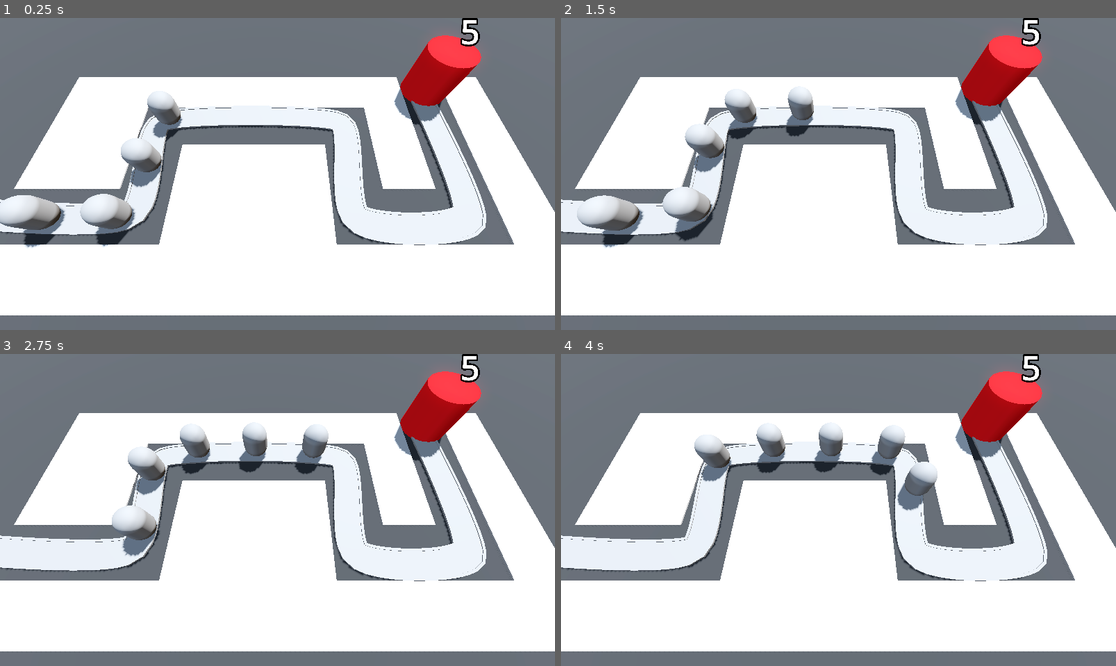
Above: before the commit, frames 1-4 (two rows, left to right).
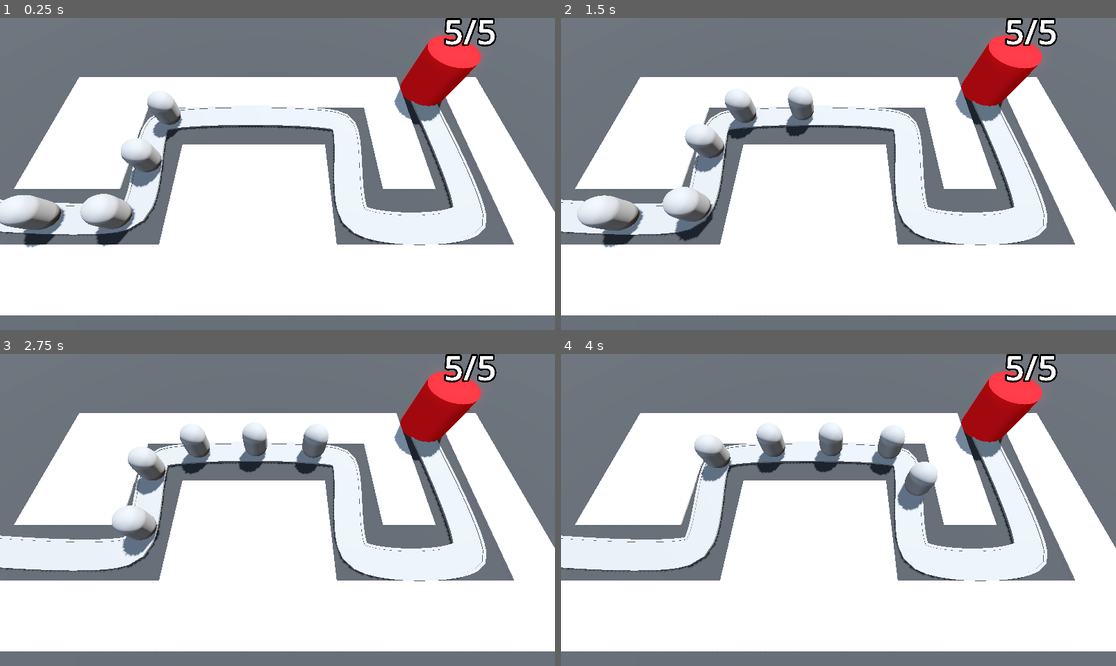
Above: after the commit, the same moments.

Repository: Tildozer/barbarianBlaster
Game: Godot game, scene res://scenes/levels/base_level.tscn
Same seed, same stepped clock (60 frames per second), same inputs: the game is played once before the commit and once after it.
Inputs (mouse positions are in pixels of both pictures, inside the frame that each line leads up to):
- Up to frame 1 (0.25 s): no input
- Up to frame 2 (1.5 s): move the mouse to (960, 158) at 0.52 s; move the mouse to (727, 189) at 1.27 s
- Up to frame 3 (2.75 s): move the mouse to (333, 441) at 2.02 s
- Up to frame 4 (4 s): move the mouse to (810, 572) at 2.77 s; move the mouse to (1005, 556) at 3.52 s

The runs differ from the first frame. In frame 1, 0.6% of the frame differs, in the area x 79-90%, y 0-10%; in frame 2, 0.6%; in frame 3, 0.6%; in frame 4, 0.6%.

Commit message:
added ray caster and functionality to have it point to where mouse is

Diff:
--- a/scenes/levels/base_level.tscn
+++ b/scenes/levels/base_level.tscn
@@ -1,6 +1,7 @@
-[gd_scene load_steps=6 format=3 uid="uid://3xuslvtwagb3"]
+[gd_scene load_steps=7 format=3 uid="uid://3xuslvtwagb3"]
 
 [ext_resource type="PackedScene" uid="uid://d2pxw6s3qdsq7" path="res://scenes/levels/evironment.tscn" id="1_ukglk"]
+[ext_resource type="PackedScene" uid="uid://b5ufedgjfwfpp" path="res://scenes/levels/ray_picker_camera.tscn" id="2_o1chu"]
 [ext_resource type="MeshLibrary" uid="uid://brwlqnmkpfnvy" path="res://mesh_libraries/space_library.tres" id="2_wwrw0"]
 [ext_resource type="PackedScene" uid="uid://eigadlnby06c" path="res://scenes/characters/enemy.tscn" id="3_o1chu"]
 [ext_resource type="PackedScene" uid="uid://ypbyg71iw2c5" path="res://scenes/base/base.tscn" id="4_wwrw0"]
@@ -17,7 +18,7 @@
 [node name="Evironment" parent="." instance=ExtResource("1_ukglk")]
 transform = Transform3D(1, 0, 0, 0, 1, 0, 0, 0, 1, 0.122318, -0.162905, -0.0773745)
 
-[node name="Camera3D" type="Camera3D" parent="."]
+[node name="ray_picker_camera" parent="." instance=ExtResource("2_o1chu")]
 transform = Transform3D(1, 0, 0, 0, 0.422618, 0.906308, 0, -0.906308, 0.422618, 0, 14.5, 9.5)
 
 [node name="GridMap" type="GridMap" parent="."]
--- /dev/null
+++ b/scenes/levels/ray_picker_camera.tscn
@@ -0,0 +1,9 @@
+[gd_scene load_steps=2 format=3 uid="uid://b5ufedgjfwfpp"]
+
+[ext_resource type="Script" uid="uid://f377l1o3w0o4" path="res://scripts/ray_picker_camera.gd" id="1_fmfcl"]
+
+[node name="ray_picker_camera" type="Camera3D"]
+transform = Transform3D(1, 0, 0, 0, 1, 0, 0, 0, 1, 0, 0, 0)
+script = ExtResource("1_fmfcl")
+
+[node name="RayCast3D" type="RayCast3D" parent="."]
--- a/scripts/base.gd
+++ b/scripts/base.gd
@@ -1,11 +1,16 @@
 extends Node3D
+
+var white: Color = Color.WHITE
+var red: Color = Color.RED
 
 @export_range(1, 50, 1.0) var max_health: int = 5
 var current_health: int:
 	set(health_in):
 		current_health = health_in
 		print("Health is now: ", current_health)
-		label.text = str(current_health)
+		label.text = str(current_health, "/", max_health)
+		var step: float = float(current_health) / max_health
+		label.modulate = red.lerp(white, step)
 		if current_health < 1:
 			get_tree().call_deferred("reload_current_scene")
 
--- /dev/null
+++ b/scripts/ray_picker_camera.gd
@@ -0,0 +1,16 @@
+extends Camera3D
+
+@onready var ray_picker: RayCast3D = $RayCast3D
+
+
+# Called when the node enters the scene tree for the first time.
+func _ready() -> void:
+	pass # Replace with function body.
+
+
+# Called every frame. 'delta' is the elapsed time since the previous frame.
+func _process(delta: float) -> void:
+	var mouse_position: Vector2 = get_viewport().get_mouse_position()
+	ray_picker.target_position = project_local_ray_normal(mouse_position) * 100.0
+	ray_picker.force_raycast_update()
+	printt(ray_picker.get_collider(), ray_picker.get_collision_point())
Not shown, added: scripts/ray_picker_camera.gd.uid
